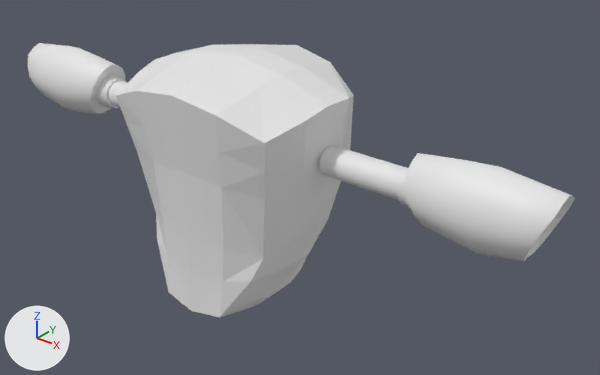
One commit to the Blender file Robo-Cartoon.blend: the scene before it, then after it.
Both versions are drawn from a 50 mm camera at (4.42, -4.61, 4.38) aimed at (0.38, 0.44, 1.25). Lighting does not change. The marker at lower left points along +X, +Y and +Z.
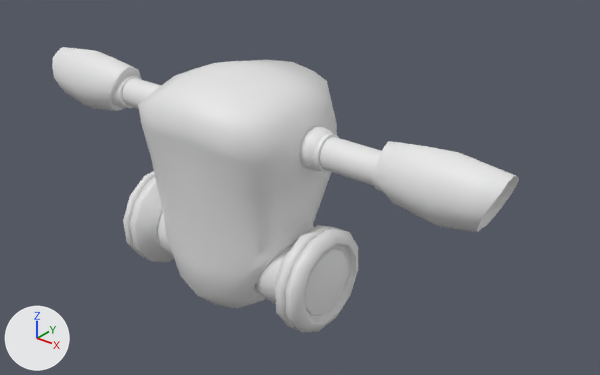
Where the change shows, as pixel boxes (x1, y1, x2, y2) in the pictures (600 x 375 px; the box of a moved part takes in the faces that stretch with it):
'Cube', reshaped (15% narrower)
    before: (28, 43, 575, 318)
    after: (52, 47, 519, 332)
part 1 of me_cube, moved or reshaped
    before: (28, 43, 575, 261)
    after: (52, 47, 519, 232)
part 2 of me_cube, moved or reshaped
    before: (104, 78, 407, 205)
    after: (117, 75, 381, 191)
part 3 of me_cube, moved or reshaped
    before: (96, 74, 410, 208)
    after: (112, 73, 385, 194)
part 4 of me_cube, added
    after: (157, 213, 297, 304)
part 5 of me_cube, added
    after: (313, 133, 339, 172)
part 6 of me_cube, added
    after: (300, 126, 334, 171)
part 7 of me_cube, rebuilt (16% narrower, 9% shorter)
    before: (116, 44, 354, 318)
    after: (138, 60, 337, 308)
part 8 of me_cube, rebuilt
    before: (108, 81, 408, 200)
    after: (122, 78, 382, 186)
part 9 of me_cube, added
    after: (123, 171, 358, 332)

The change, as a diff of the scene's bpy script:
```diff
--- a/Robo-Cartoon.blend.py
+++ b/Robo-Cartoon.blend.py
@@ me_cube @@
 # used by ob_cube; location = (0.0, 0.0, 0.0)
-me_cube.from_pydata(...)  # 616 vertices, 586 faces; spans x -2.8..0.0, y -0.62..1.0, z 0.23..2.46
+me_cube.from_pydata(...)  # 1381 vertices, 1358 faces; spans x -2.41..0.0, y -0.55..0.95, z 0.21..2.31
+# me_cube part 1: the loose piece of 162 vertices spanning x -2.8..-1.67, y -0.11..0.45, z 1.42..2.08 is scaled about its middle by 0.875, then moved by (0.32, 0.0, 0.06)
+# me_cube part 2: the loose piece of 96 vertices spanning x -1.78..-1.61, y 0.03..0.32, z 1.6..1.88 is scaled about its middle by 1.08, then moved by (0.21, 0.0, 0.06)
+# me_cube part 3: the loose piece of 242 vertices spanning x -1.89..-1.56, y 0.01..0.34, z 1.58..1.91 is scaled about its middle by 1.08, then moved by (0.21, 0.0, 0.06)
+# me_cube part 4: a new loose piece, a UV sphere (12 segments, 12 rings, poles along x) spanning x -0.89..-0.27, y -0.29..0.33, z 0.41..1.02, in mat_material (white #e7e7e7)
+# me_cube part 5: the loose piece of 96 vertices spanning x -1.78..-1.61, y 0.03..0.32, z 1.6..1.88 is copied, and the copy is scaled about its middle by (-1.08, 1.08, 1.08), then moved by (0.89, 0.0, 0.06); it spans x -0.89..-0.71, y 0.02..0.33, z 1.65..1.96
+# me_cube part 6: the loose piece of 242 vertices spanning x -1.89..-1.56, y 0.01..0.34, z 1.58..1.91 is copied, and the copy is scaled about its middle by (-1.08, 1.08, 1.08), then moved by (0.96, 0.0, 0.06); it spans x -0.94..-0.59, y 0.0..0.35, z 1.63..1.98
+# me_cube part 7: the loose piece of 84 vertices spanning x -0.96..0.0, y -0.62..1.0, z 0.23..2.46 is rebuilt with 132 vertices and now spans x -0.74..0.0, y -0.55..0.95, z 0.21..2.31
+# me_cube part 8: the loose piece of 32 vertices spanning x -1.81..-0.89, y 0.05..0.3, z 1.62..1.86 is rebuilt with 48 vertices and now spans x -1.4..-0.82, y 0.04..0.31, z 1.67..1.93
+# me_cube part 9: a new loose piece of 229 vertices spanning x -1.05..-0.68, y -0.41..0.47, z 0.29..1.18, in mat_material (white #e7e7e7)
 me_cube.materials.append(mat_material)
```
